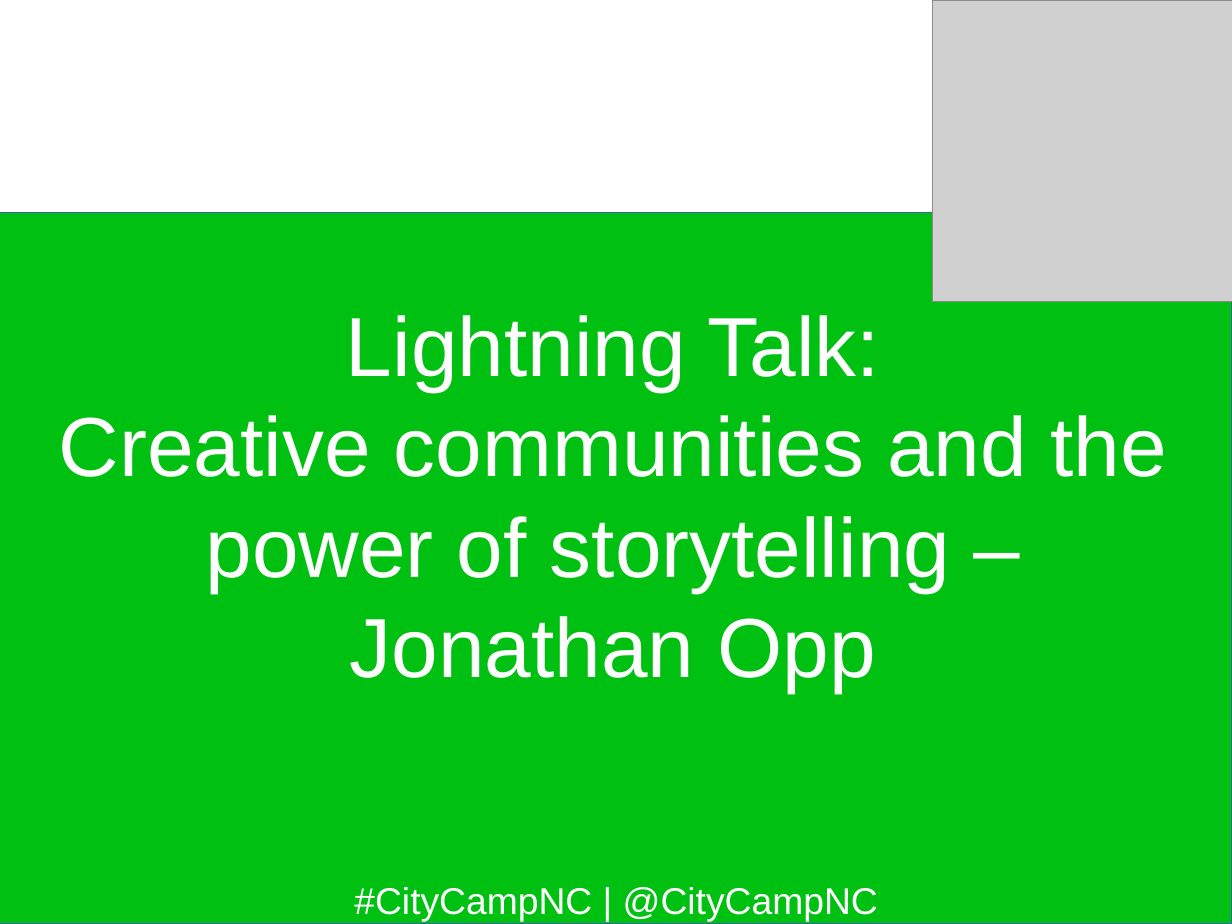
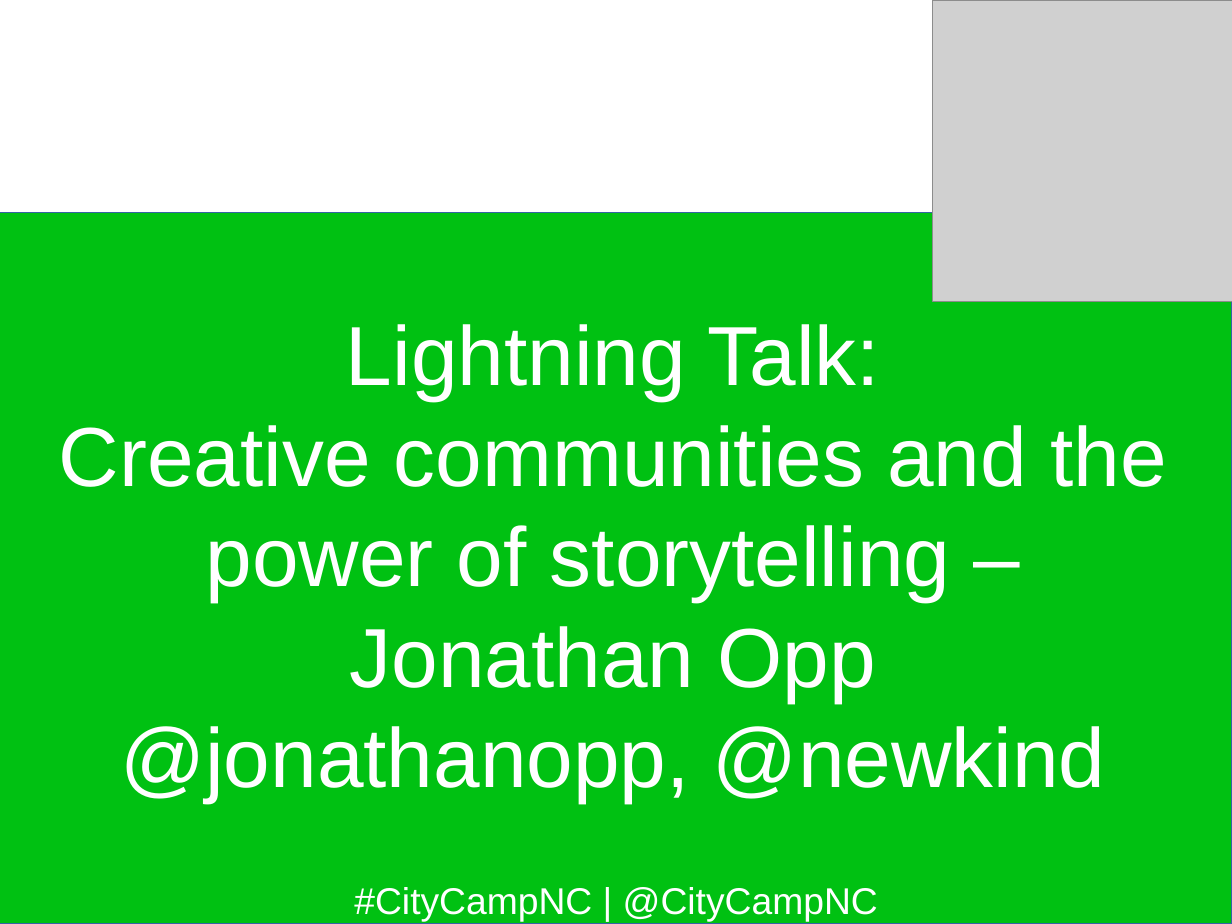
Before and after one commit to jhibbets/presentations, a slide deck: slide 14 of CCNC_2017.odp. Drawn at 1232x924 pixels with LibreOffice and Linux fonts; fonts in the diff are those of the drawing; grey boxes stand for pictures; background and template pictures are left out. Boxes give left, top, right and bottom in pixels: in the first picture for what was removed or moved away, otherwise in the second. Text is boxed around its words. In the diff, an @@ line names an element or a change of style, - is before the commit and + after.

```diff
--- a/CCNC_2017.odp
+++ b/CCNC_2017.odp
@@ subtitle at box(120, 726, 1106, 803): paragraph added @@
+@jonathanopp, @newkind
```
Also in this commit, not shown: 17 other slides changed, 7 slides added.
